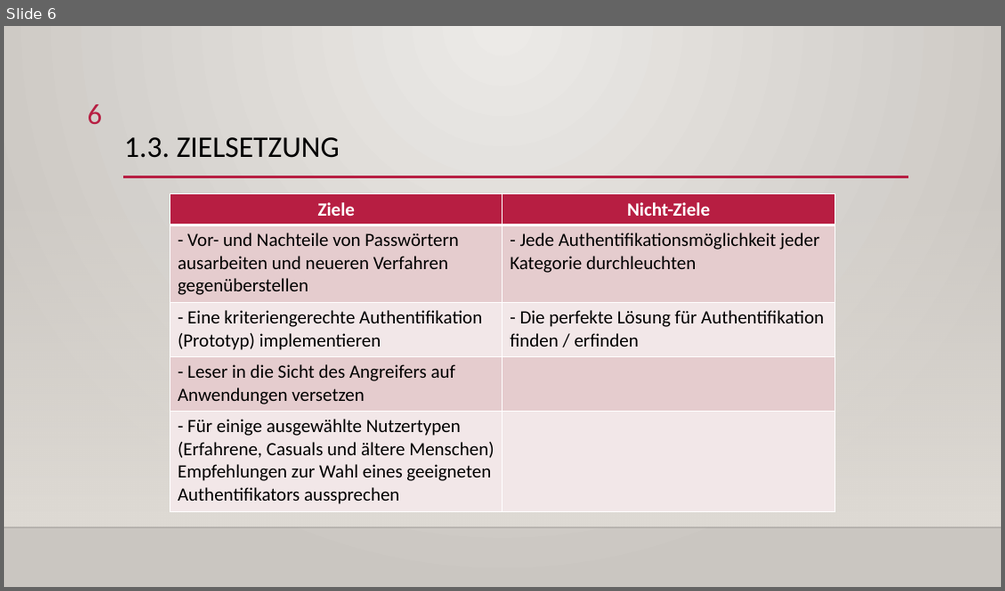
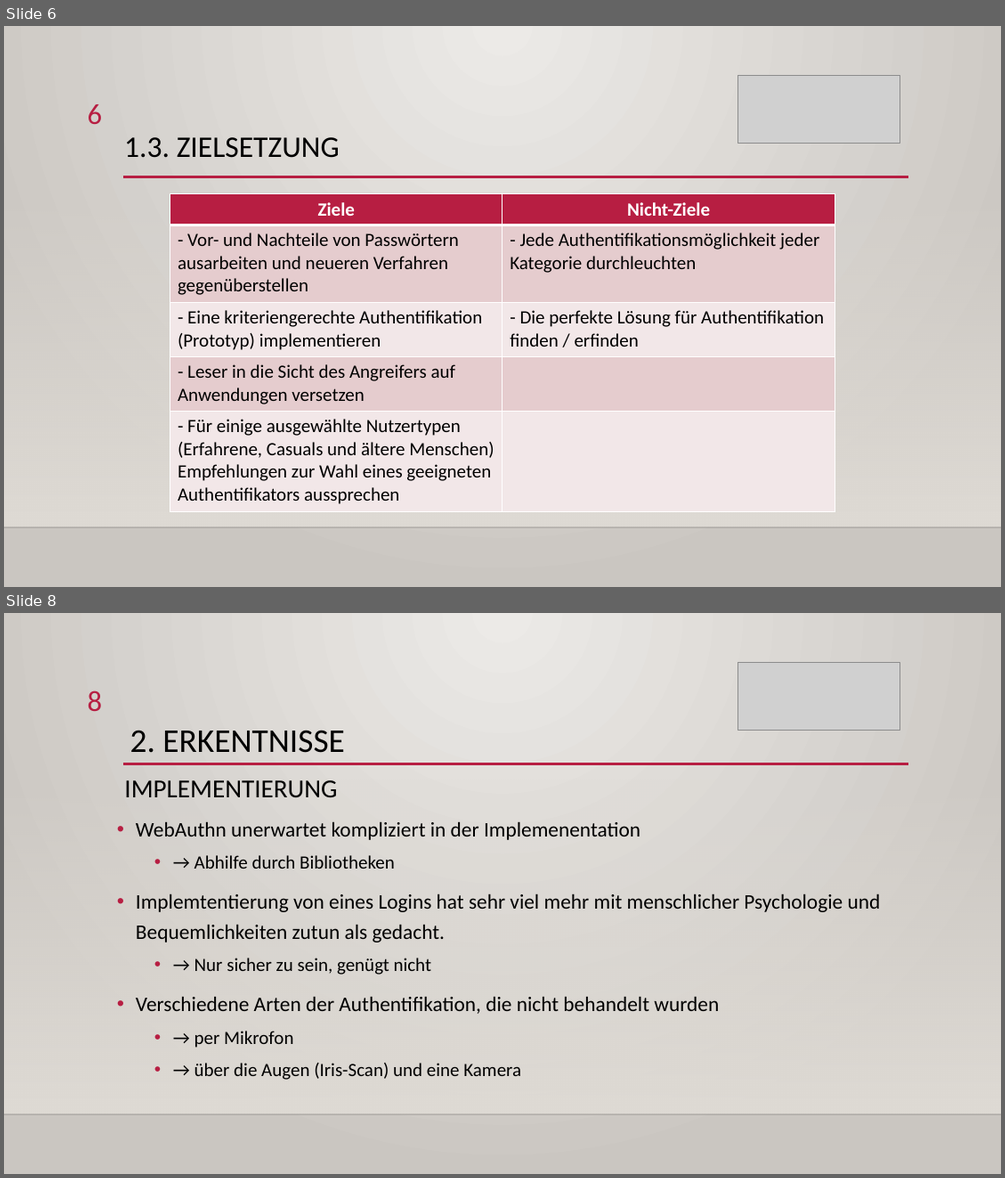
Before and after one commit to ErtugrulSener/Bachelorthesis, a slide deck: Colloquium/Kolloquium.pptx. Shown one above the other, each under a label of ours: slide 6 before the commit, slides 6 and 8 after it; the slides between them are not shown. The pictures are 1005x591 and 1005x1178 pixels, drawn with LibreOffice and Linux fonts; fonts in the diff are those of the drawing; grey boxes stand for pictures; background and template pictures are left out. Boxes give left, top, right and bottom in pixels: in the first picture for what was removed or moved away, otherwise in the second. Text is boxed around its words. In the diff, an @@ line names an element or a change of style, - is before the commit and + after.

```diff
--- a/Colloquium/Kolloquium.pptx
+++ b/Colloquium/Kolloquium.pptx
@@ slide 8 added at [4,613,1001,1174], background gradient #ECEAE7 to #CAC7C1; not listed: 3 template elements that a slide beside it also shows @@
@@ picture added at [738,662,900,730] @@
@@ page number added at [88,690,103,711], 28 pt, text #B71E42 @@
+8
@@ title added at [130,730,344,753], 32 pt, text #000000 @@
+2. ERKENTNISSE
@@ text added at [124,780,337,797], 25 pt, text #000000 @@
+IMPLEMENTIERUNG
@@ text added at [136,821,881,1079], 20 pt, text #000000 @@
+• WebAuthn unerwartet kompliziert in der Implemenentation
+  • → Abhilfe durch Bibliotheken
+• Implemtentierung von eines Logins hat sehr viel mehr mit menschlicher Psychologie und Bequemlichkeiten zutun als gedacht.
+  • → Nur sicher zu sein, genügt nicht
+• Verschiedene Arten der Authentifikation, die nicht behandelt wurden
+  • → per Mikrofon
+  • → über die Augen (Iris-Scan) und eine Kamera
@@ slide 6 changed as well @@
@@ picture added at [738,75,900,143] @@
```
Also in this commit, not shown: 9 other slides changed, 1 other slide added, 1 slide removed.
